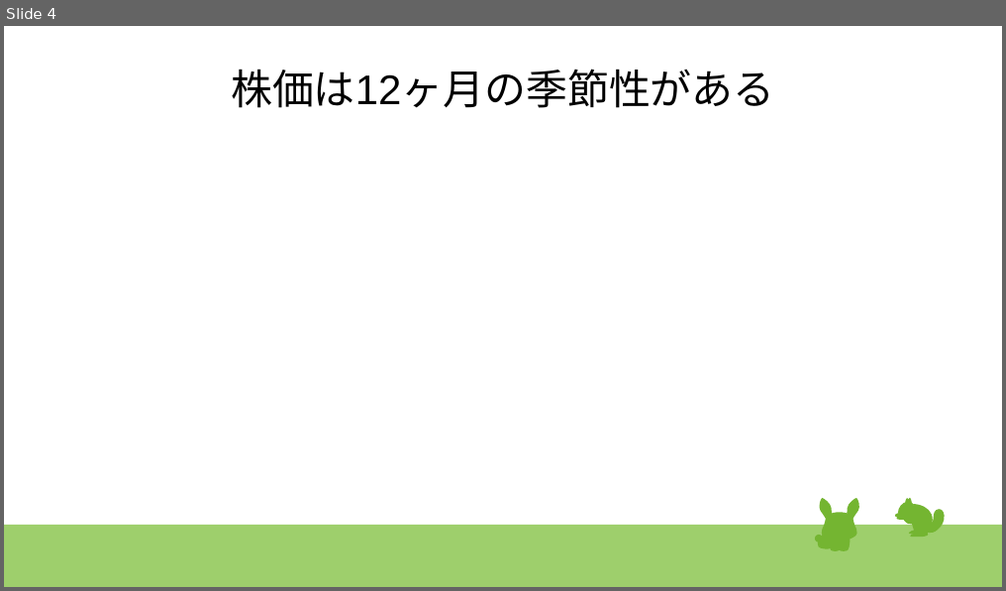
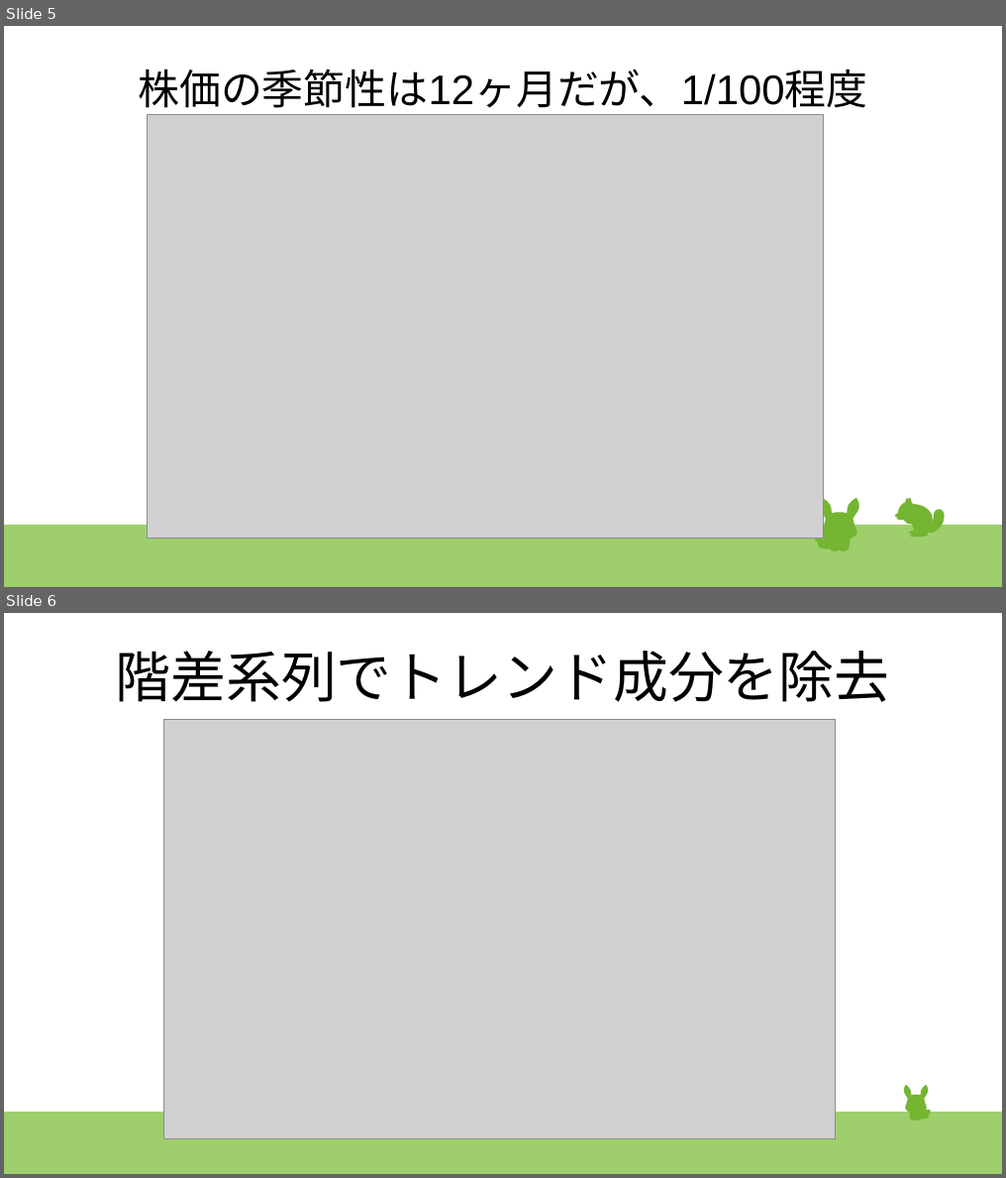
Before and after one commit to kawagashira/deepcraft, a slide deck: time_series/time_series.pptx. Shown one above the other, each under a label of ours: slide 4 before the commit, slides 5 and 6 after it. The pictures are 1006x591 and 1006x1178 pixels, drawn with LibreOffice and Linux fonts; fonts in the diff are those of the drawing; grey boxes stand for pictures. Boxes give left, top, right and bottom in pixels: in the first picture for what was removed or moved away, otherwise in the second. Text is boxed around its words. In the diff, an @@ line names an element or a change of style, - is before the commit and + after.

```diff
--- a/time_series/time_series.pptx
+++ b/time_series/time_series.pptx
@@ slide 6 added at [4, 613, 1002, 1174], background #FFFFFF; not listed: 1 template element that a slide beside it also shows @@
@@ title added at [115, 651, 889, 702], 44 pt, text #000000 @@
+階差系列でトレンド成分を除去
@@ picture added at [164, 720, 836, 1139] @@
@@ freeform shape added at [769, 1114, 783, 1139], fill #74B531 @@
@@ freeform shape added at [781, 1114, 795, 1139], fill #74B531 @@
@@ group added at [904, 1085, 931, 1121]: 23 freeform shapes @@
@@ what was slide 4 is now slide 5 @@
@@ slide 5 changed as well @@
@@ title at [138, 69, 867, 115]: text changed @@
-株価は12ヶ月の季節性がある
+株価の季節性は12ヶ月だが、1/100程度
@@ picture added at [147, 115, 824, 538] @@
@@ outline redrawn in 4 elements at [816, 535, 824, 543], [818, 534, 832, 550], [822, 512, 857, 541], [820, 498, 833, 522] @@
```
Also in this commit, not shown: 3 other slides changed, 2 other slides added, 1 slide removed, 4 other files.
